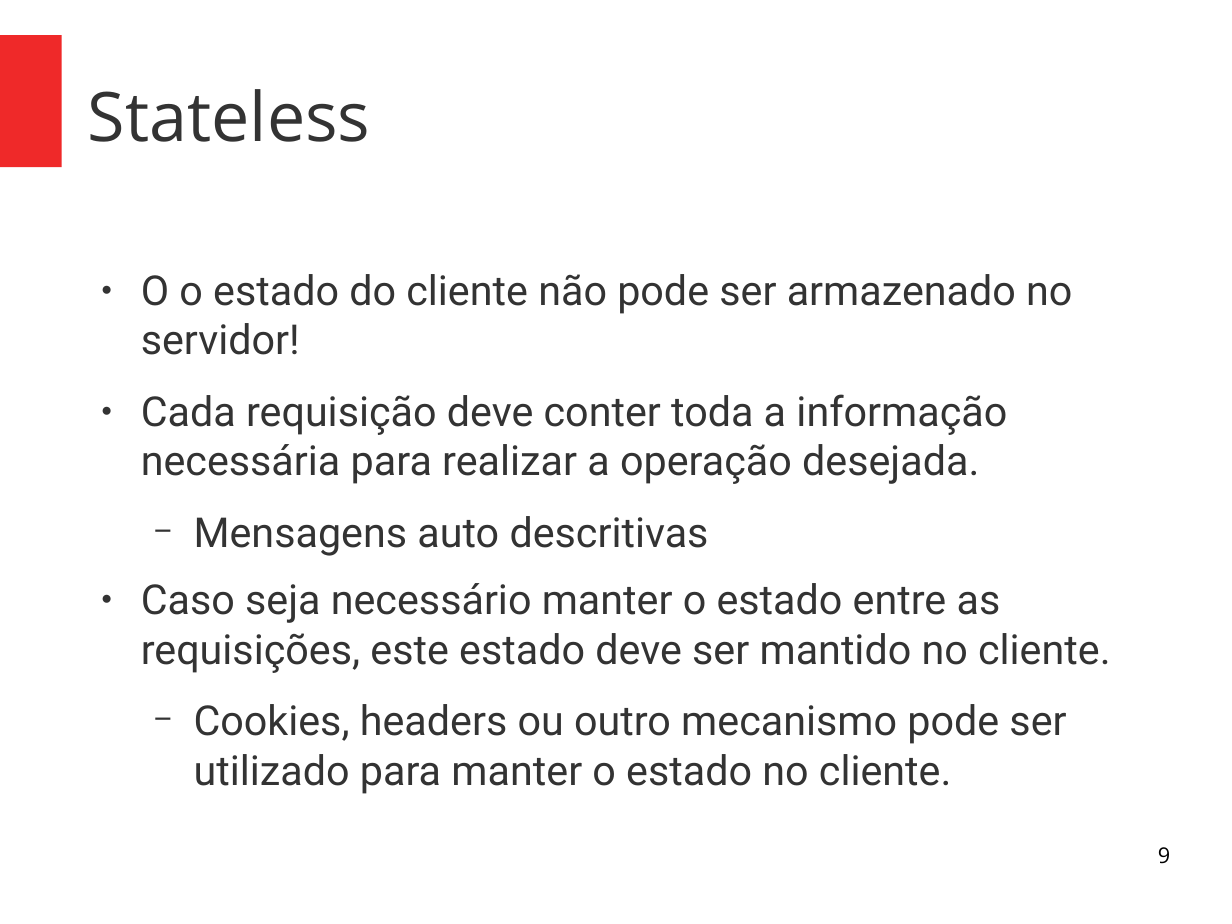
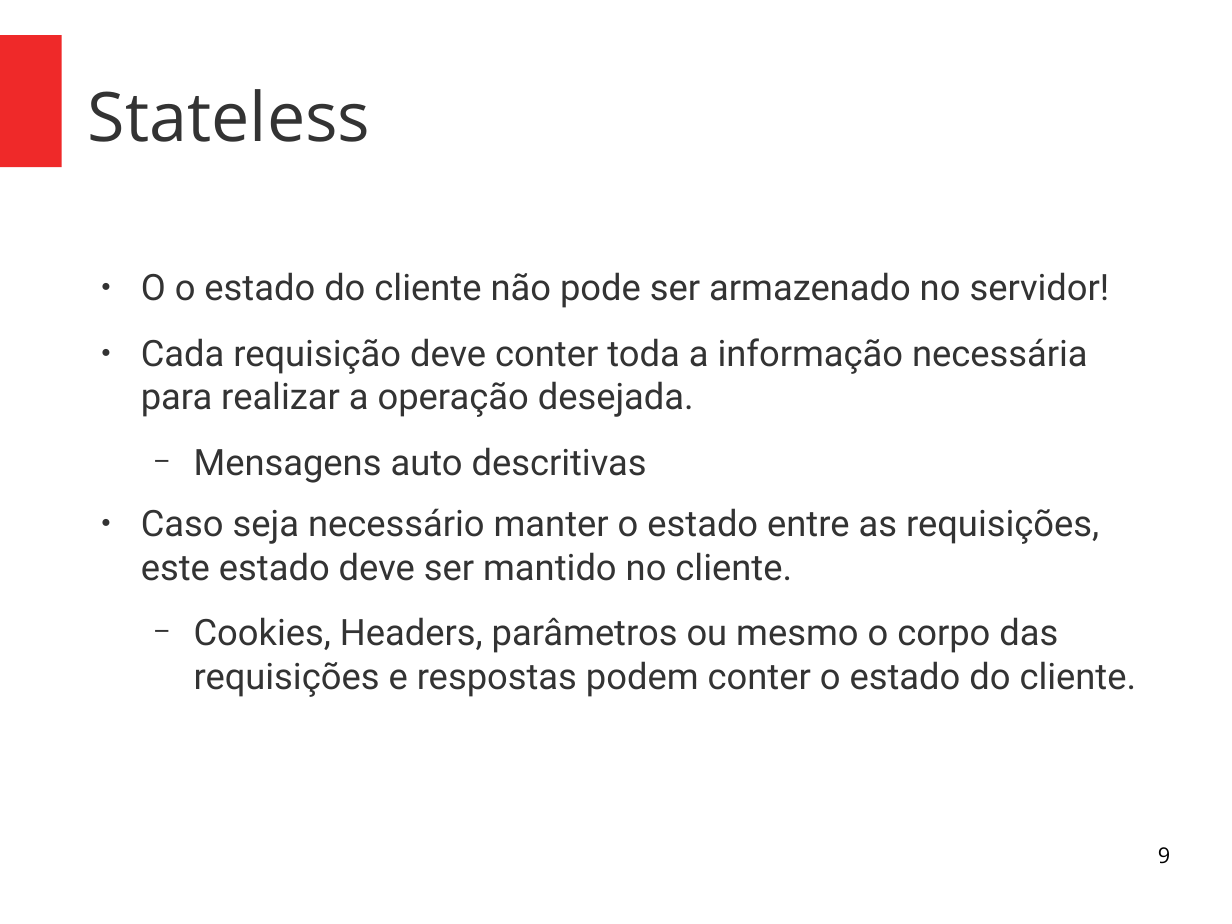
Before and after one commit to alexandrefvb/restful-webservices-workshop, a slide deck: slide 9 of apresentacao/parte1-teoria.odp. Drawn at 1232x924 pixels with LibreOffice and Linux fonts; fonts in the diff are those of the drawing. Boxes give left, top, right and bottom in pixels: in the first picture for what was removed or moved away, otherwise in the second. Text is boxed around its words. In the diff, an @@ line names an element or a change of style, - is before the commit and + after.

```diff
--- a/apresentacao/parte1-teoria.odp
+++ b/apresentacao/parte1-teoria.odp
@@ text at box(141, 272, 1110, 581): size 26.6 to 23.4 pt in "O o estado do cliente não pode ...", "Cada requisição deve conter toda a informação ...", "Mensagens auto descritivas", "Caso seja necessário manter o estado entre ..." @@
@@ text at box(194, 617, 1137, 697): text changed; size 26.6 to 23.4 pt @@
-  − Cookies, headers ou outro mecanismo pode ser utilizado para manter o estado no cliente.
+  − Cookies, Headers, parâmetros ou mesmo o corpo das requisições e respostas podem conter o estado do cliente.
```
Also in this commit, not shown: 1 other slide changed, 3 other files.
